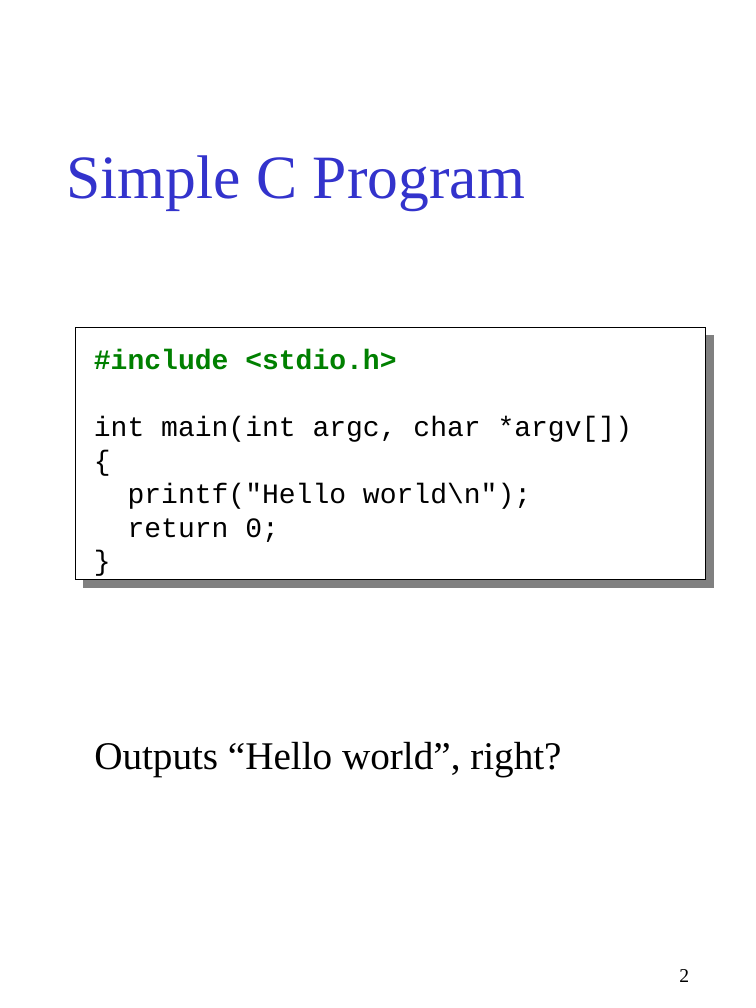
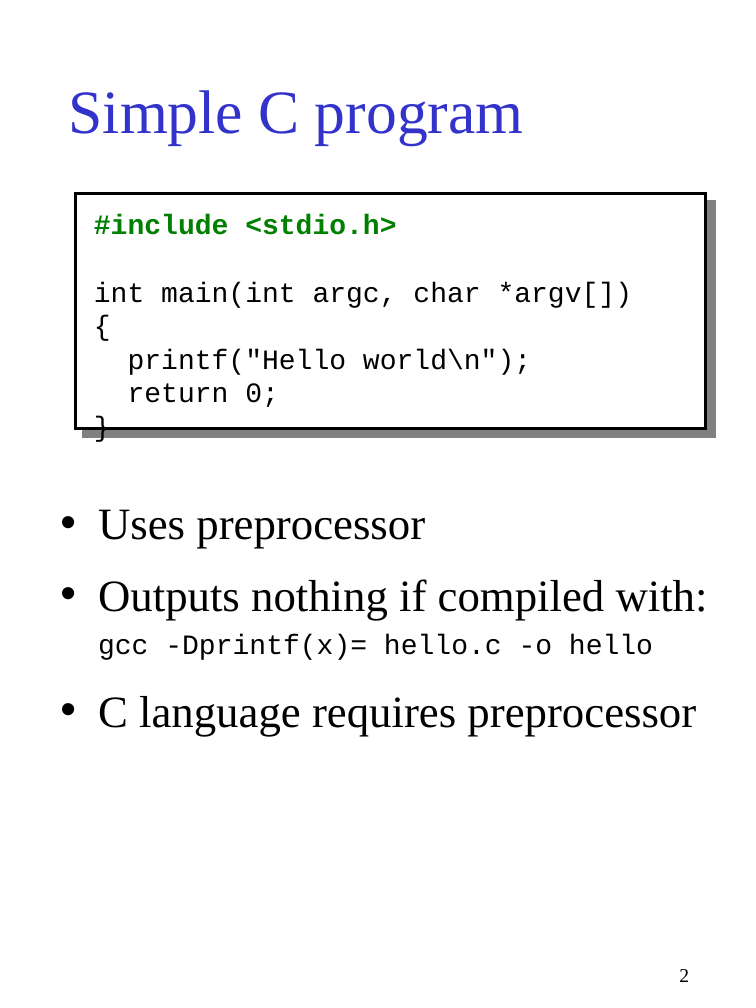
Before and after one commit to gjbadros/empirical_macros, a slide deck: slide 2 of cpp/paper/pcp3.ppt. Drawn at 756x1008 pixels with LibreOffice and Linux fonts; fonts in the diff are those of the drawing. Boxes give left, top, right and bottom in pixels: in the first picture for what was removed or moved away, otherwise in the second. Text is boxed around its words. In the diff, an @@ line names an element or a change of style, - is before the commit and + after.

```diff
--- a/cpp/paper/pcp3.ppt
+++ b/cpp/paper/pcp3.ppt
@@ title at [69,90,524,145]: text changed @@
-Simple C Program
+Simple C program
@@ rectangle: place and size @@
-rectangle at [76,328,706,580]
+rectangle at [76,194,706,428]
@@ rectangle at [76,194,706,428]: outline #000000 0.74 pt to #000000 2.24 pt @@
@@ text "#include <stdio.h>": place and size @@
-text "#include <stdio.h>" at [94,349,633,542]
+text "#include <stdio.h>" at [94,214,633,407]
@@ text added at [98,509,708,736], 32 pt, text #000000 @@
+• Uses preprocessor
+• Outputs nothing if compiled with:
+  gcc -Dprintf(x)= hello.c -o hello
+• C language requires preprocessor
@@ text removed at [94,741,561,776] @@
-Outputs “Hello world”, right?
```
Also in this commit, not shown: 12 other slides changed, 7 slides added, 12 slides removed.
